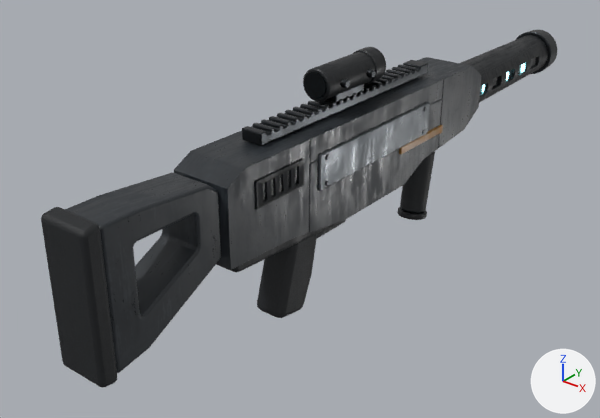
The glTF model game/assets/models/weapons/pc7_body.glb, before and after one commit.
Camera for both pictures: a 50 mm camera at (0.426, -0.529, 0.332) aimed at (-0.045, 0.059, -0.033). Arrows for +X, +Y and +Z are at lower right; the lights stay in place. The picture after the commit comes second. Vertices at exactly the same position are counted once.

Objects in the first picture: 'pc7_body'.
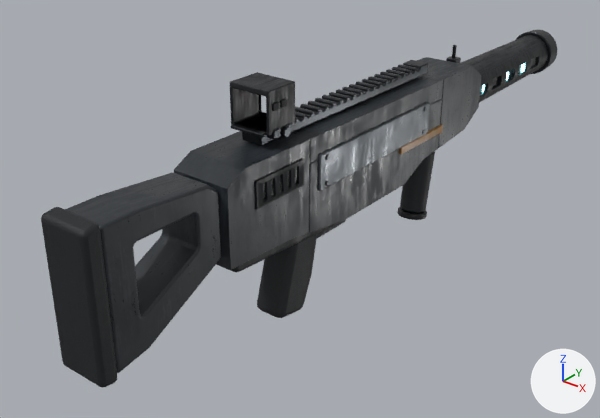
The change, as a list of edits to the scene's bpy script:
```text
Add mat_pc7_dot:
    mat_pc7_dot = principled_material('pc7_Dot')
    mat_pc7_dot.base_color = (1.0, 1.0, 1.0)  # white #ffffff
    mat_pc7_dot.roughness = 0.3
    mat_pc7_dot.emission_color = (1.0, 0.16, 0.1)  # red #ff6f59
    mat_pc7_dot.emission_strength = 9.0
Change me_receiver:
    used by ob_pc7_body; location = (0.0, 0.0, 0.0)
    remove me_receiver.from_pydata(...)  # 6086 vertices, 12088 faces; spans x -0.034..0.034, y -0.248..0.503, z -0.093..0.129
    add me_receiver.from_pydata(...)  # 6070 vertices, 12052 faces; spans x -0.034..0.034, y -0.248..0.503, z -0.093..0.133
    me_receiver part 1: the loose piece of 56 vertices spanning x -0.009..0.009, y 0.043..0.087, z 0.094..0.106 is scaled about its middle by (2.01, 0.953, 0.175), then moved by (0.0, -0.11, -0.003)
    me_receiver part 2: the loose piece of 56 vertices spanning x -0.009..0.009, y 0.043..0.087, z 0.094..0.106 is copied, and the copy is scaled about its middle by (0.408, 0.533, 0.633), then moved by (0.018, -0.11, -0.004); it spans x 0.014..0.022, y -0.057..-0.033, z 0.092..0.1
    me_receiver part 3: the loose piece of 48 vertices spanning x 0.014..0.02, y 0.041..0.049, z 0.109..0.117 is moved by (0.006, -0.09, -0.017)
    me_receiver part 4: the loose piece of 56 vertices spanning x -0.012..0.012, y 0.191..0.239, z -0.004..0.016 is copied, and the copy is scaled about its middle by (0.48, 0.233, 0.583), then moved by (0.0, 0.057, 0.072); it spans x -0.006..0.006, y 0.266..0.278, z 0.072..0.084
    me_receiver part 5: the loose piece of 56 vertices spanning x -0.012..0.012, y 0.191..0.239, z -0.004..0.016 is copied, and the copy is scaled about its middle by (0.122, 0.0589, 0.78), then moved by (0.0, 0.057, 0.085); it spans x -0.002..0.002, y 0.27..0.274, z 0.083..0.098
    me_receiver part 6: the loose piece of 56 vertices spanning x -0.009..0.009, y 0.043..0.087, z 0.094..0.106 is copied, and the copy is scaled about its middle by (0.103, 0.147, 0.49), then moved by (0.021, -0.119, 0.02), in mat_pc7_grip; it spans x 0.02..0.022, y -0.058..-0.051, z 0.116..0.123
    me_receiver part 7: the loose piece of 56 vertices spanning x -0.009..0.009, y 0.043..0.087, z 0.094..0.106 is copied, and the copy is scaled about its middle by (0.103, 0.147, 0.49), then moved by (0.021, -0.109, 0.02), in mat_pc7_grip; it spans x 0.02..0.022, y -0.047..-0.041, z 0.116..0.123
    me_receiver part 8: a new loose piece of 128 vertices spanning x -0.021..0.021, y -0.062..-0.028, z 0.097..0.133, in mat_pc7_shelldark
    me_receiver part 9: a new loose piece of 16 vertices spanning x -0.019..0.019, y -0.03..-0.028, z 0.098..0.129, in mat_pc7_lens (black #0d1418)
    me_receiver part 10: 6 loose pieces with 520 vertices, spanning x -0.016..0.02, y 0.023..0.112, z 0.097..0.129, are deleted
    other edits to the shape of me_receiver do not show in these pictures
    add me_receiver.materials.append(mat_pc7_dot)  # white #ffffff, glowing red #ff6f59
```

Boxes [x1, y1, x2, y2] around the edits, measured in the pictures (600 x 418 px; the box of a moved part takes in the faces that stretch with it):
part 1 of me_receiver, moved or reshaped: before [326, 84, 364, 102]; after [230, 114, 267, 137]
part 2 of me_receiver, added: after [267, 123, 292, 140]
part 3 of me_receiver, moved or reshaped: before [340, 79, 350, 89]; after [280, 126, 291, 138]
part 4 of me_receiver, added: after [446, 56, 461, 63]
part 5 of me_receiver, added: after [452, 45, 457, 58]
part 6 of me_receiver, added: after [272, 102, 279, 111]
part 7 of me_receiver, added: after [280, 98, 287, 108]
part 8 of me_receiver, added: after [230, 72, 295, 136]
part 9 of me_receiver, added (mostly hidden): after [259, 95, 266, 115]
part 10 of me_receiver, deleted: before [303, 47, 386, 102]
